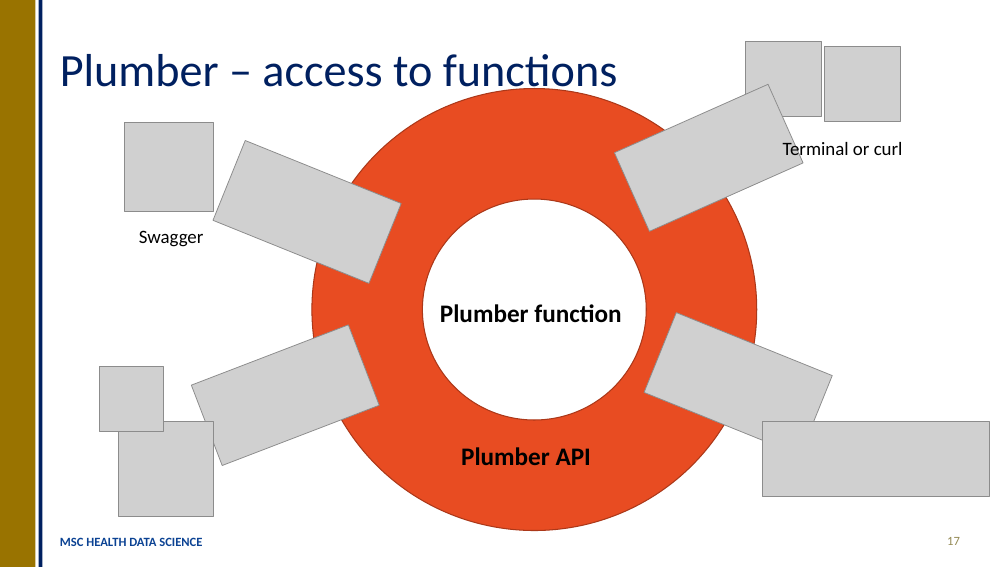
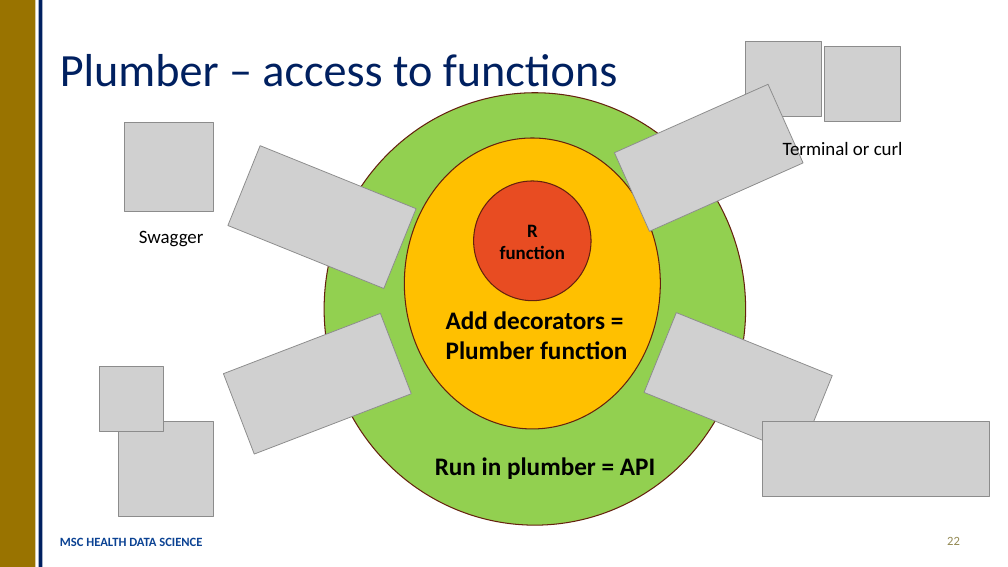
Before and after one commit to OllyButters/HDS-plumber, a slide deck: slide 22 of api_plumber_slides.pptx (slide 17 before the commit). Drawn at 1008x567 pixels with LibreOffice and Linux fonts; fonts in the diff are those of the drawing; grey boxes stand for pictures. Boxes give left, top, right and bottom in pixels: in the first picture for what was removed or moved away, otherwise in the second. Text is boxed around its words. In the diff, an @@ line names an element or a change of style, - is before the commit and + after.

```diff
--- a/api_plumber_slides.pptx
+++ b/api_plumber_slides.pptx
@@ donut removed at bbox=[312, 88, 757, 531] @@
@@ ellipse added at bbox=[324, 93, 746, 526], fill #92D050, outline #66210F 1 pt @@
@@ picture: place and size @@
-picture at bbox=[213, 140, 401, 283]
+picture at bbox=[228, 146, 416, 288]
@@ ellipse added at bbox=[405, 138, 661, 430], fill #FFC000, outline #66210F 1 pt @@
@@ ellipse added at bbox=[474, 181, 591, 300], fill #E84C22, outline #66210F 1 pt, 18 pt, text #000000, bold @@
+R function
@@ picture: place and size @@
-picture at bbox=[191, 325, 379, 466]
+picture at bbox=[224, 313, 411, 454]
@@ text at bbox=[446, 311, 627, 360]: text changed @@
-Plumber function
+Add decorators = Plumber function
@@ text at bbox=[435, 457, 655, 479]: text changed @@
-Plumber API
+Run in plumber = API
@@ page number at bbox=[947, 537, 960, 545]: text changed @@
-17
+22
```
Also in this commit, not shown: 8 other slides changed, 7 slides added, 4 other files.
